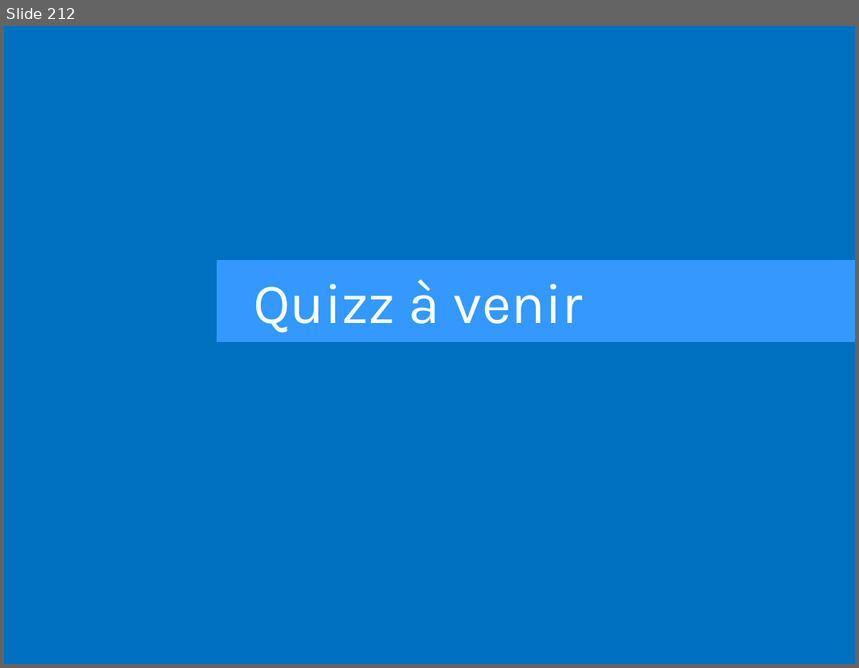
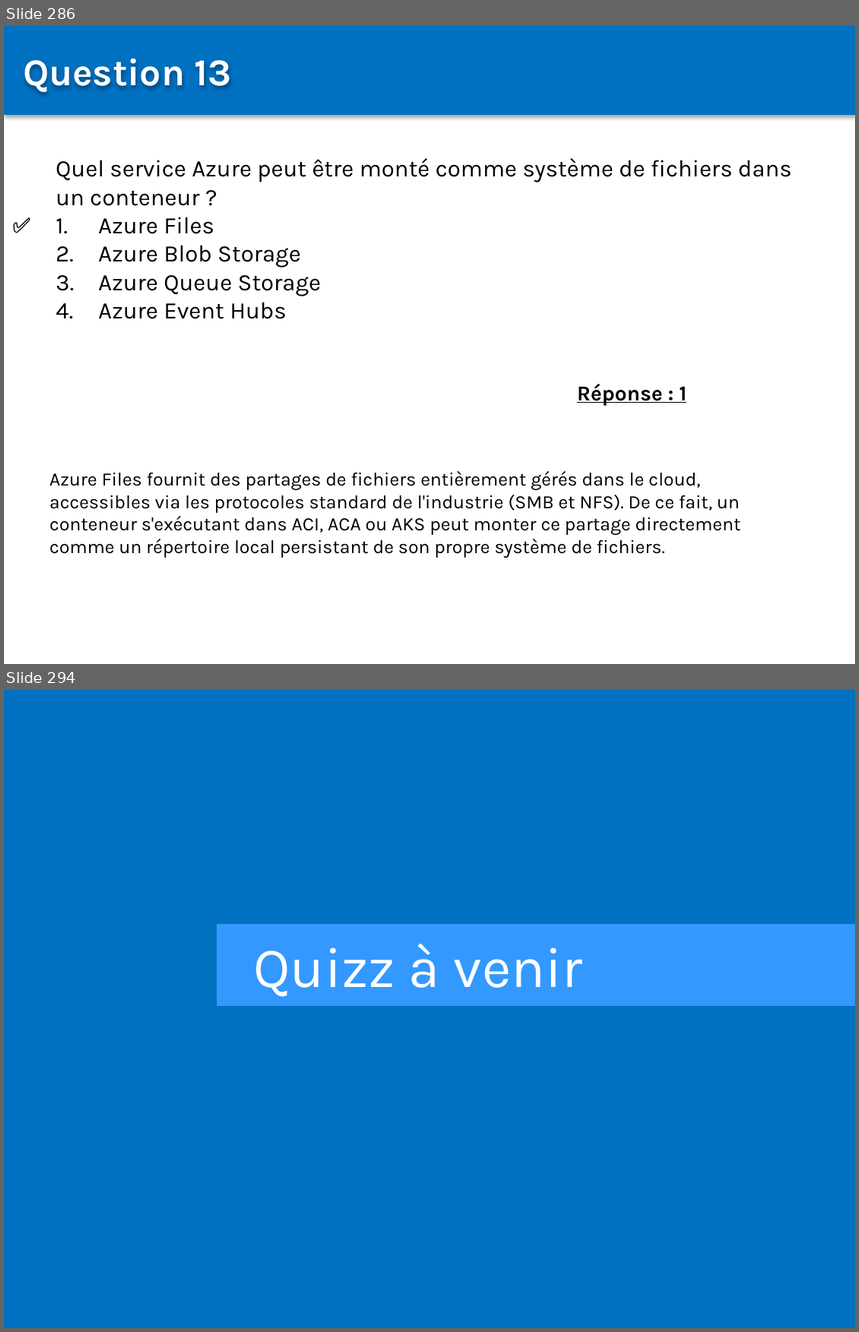
Before and after one commit to Sybaris-Classroom/az-204, a slide deck: Quiz/Quiz.pptx. Shown one above the other, each under a label of ours: slide 212 before the commit, slides 286 and 294 after it; the slides between them are not shown. The pictures are 859x668 and 859x1332 pixels, drawn with LibreOffice and Linux fonts; fonts in the diff are those of the drawing. Boxes give left, top, right and bottom in pixels: in the first picture for what was removed or moved away, otherwise in the second. Text is boxed around its words. In the diff, an @@ line names an element or a change of style, - is before the commit and + after.

```diff
--- a/Quiz/Quiz.pptx
+++ b/Quiz/Quiz.pptx
@@ slide 286 added at [4, 26, 855, 664], background #FFFFFF @@
@@ rectangle added at [4, 26, 855, 114], fill #0070C0 @@
@@ text added at [23, 58, 232, 94], 32 pt, text #FFFFFF, bold @@
+Question 13
@@ text added at [56, 158, 792, 319], 20 pt, text #000000 @@
+Quel service Azure peut être monté comme système de fichiers dans un conteneur ?
+1. Azure Files
+2. Azure Blob Storage
+3. Azure Queue Storage
+4. Azure Event Hubs
@@ text added at [4, 208, 56, 242], 18 pt, text #000000, bold @@
+✅
@@ text added at [577, 384, 687, 406], 18 pt, text #000000, bold, underline @@
+Réponse : 1
@@ text added at [50, 471, 741, 558], 16 pt, text #000000 @@
+Azure Files fournit des partages de fichiers entièrement gérés dans le cloud, accessibles via les protocoles standard de l'industrie (SMB et NFS). De ce fait, un conteneur s'exécutant dans ACI, ACA ou AKS peut monter ce partage directement comme un répertoire local persistant de son propre système de fichiers.
@@ what was slide 212 is now slide 294 @@
```
Also in this commit, not shown: 1 slide changed, 81 other slides added.
